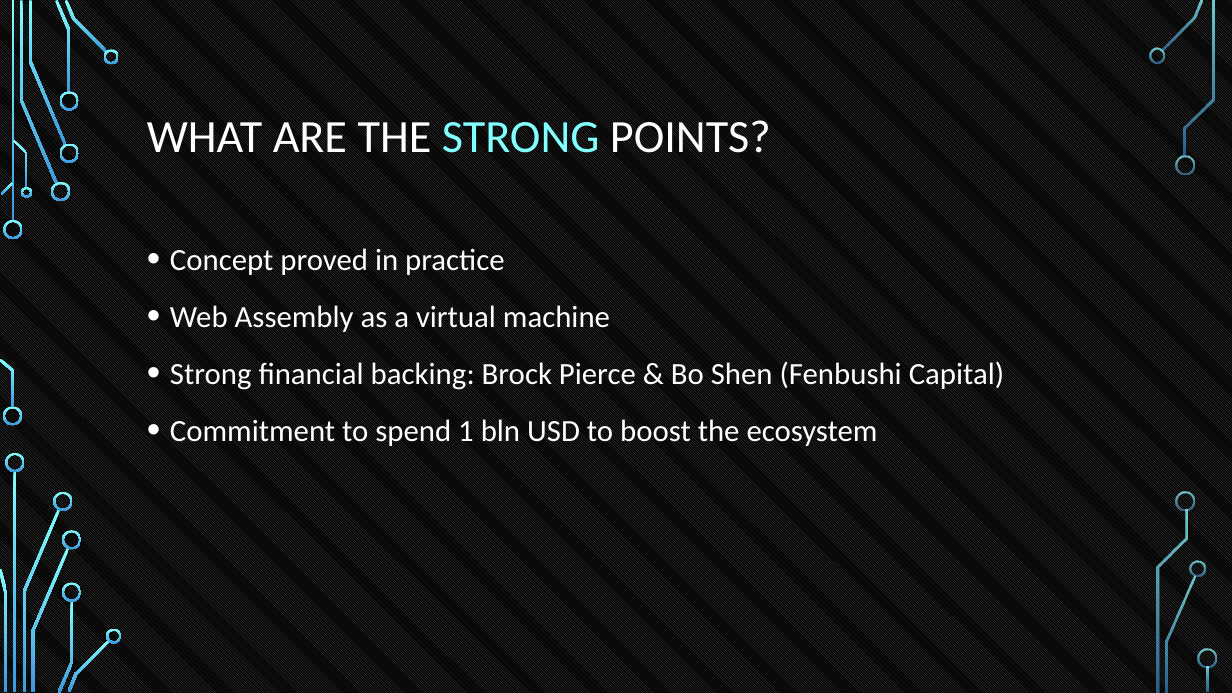
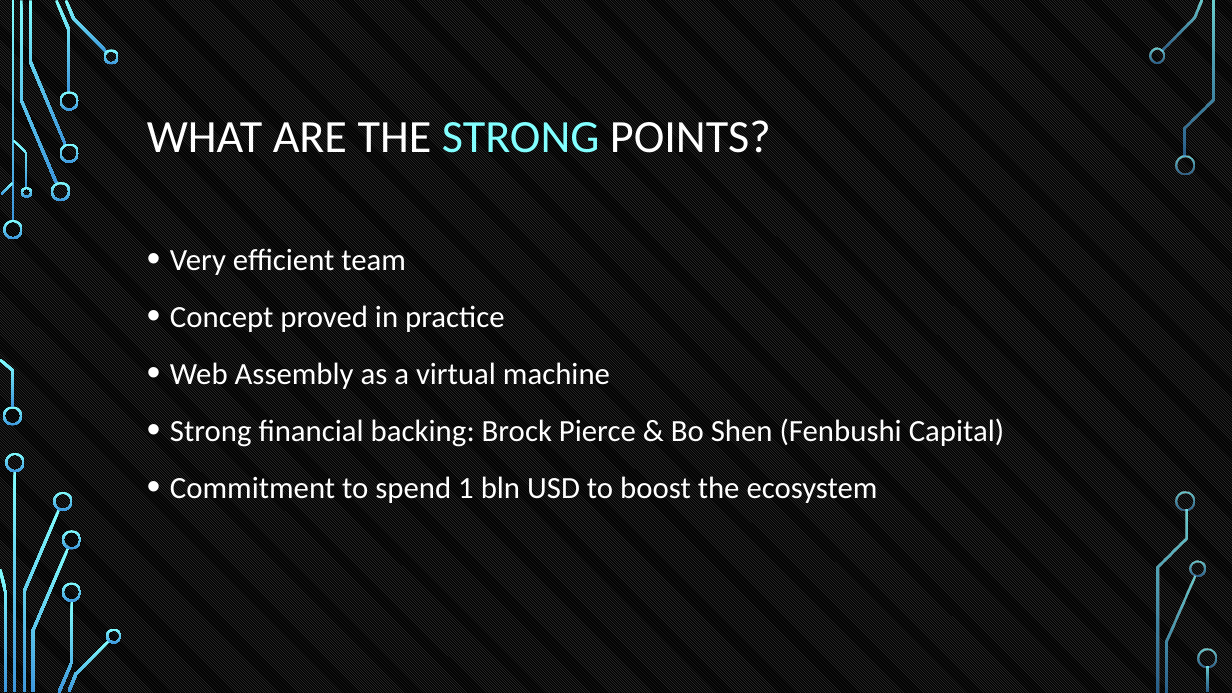
Before and after one commit to tokenika/tokenika.github.io, a slide deck: slide 41 of WarsawBlock.pptx. Drawn at 1232x693 pixels with LibreOffice and Linux fonts; fonts in the diff are those of the drawing; background and template pictures are left out. Boxes give left, top, right and bottom in pixels: in the first picture for what was removed or moved away, otherwise in the second. Text is boxed around its words. In the diff, an @@ line names an element or a change of style, - is before the commit and + after.

```diff
--- a/WarsawBlock.pptx
+++ b/WarsawBlock.pptx
@@ text at (x1=170, y1=248, x2=406, y2=275): paragraph added @@
+• Very efficient team
```
Also in this commit, not shown: 5 other slides changed, 6 slides removed, 3 other files.
